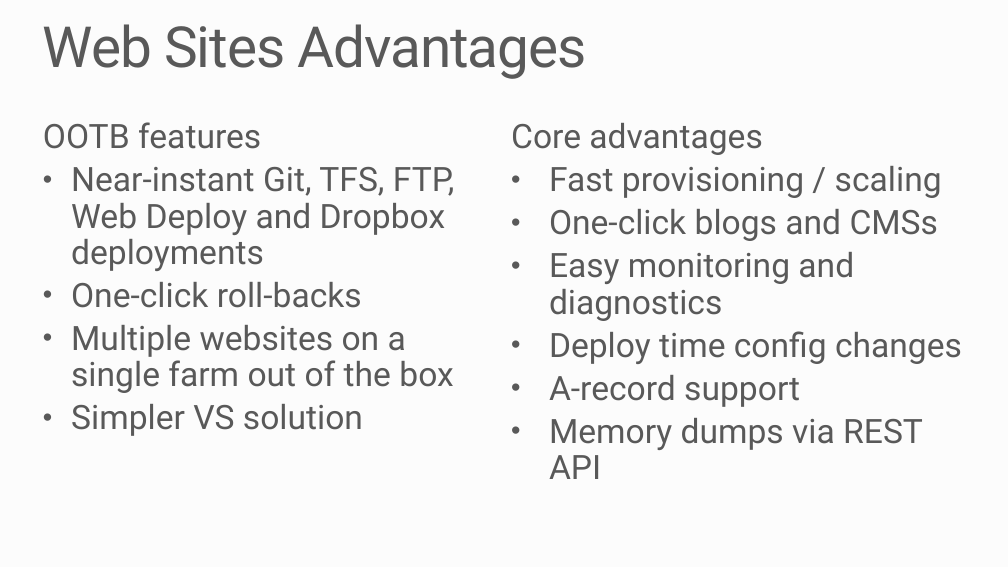
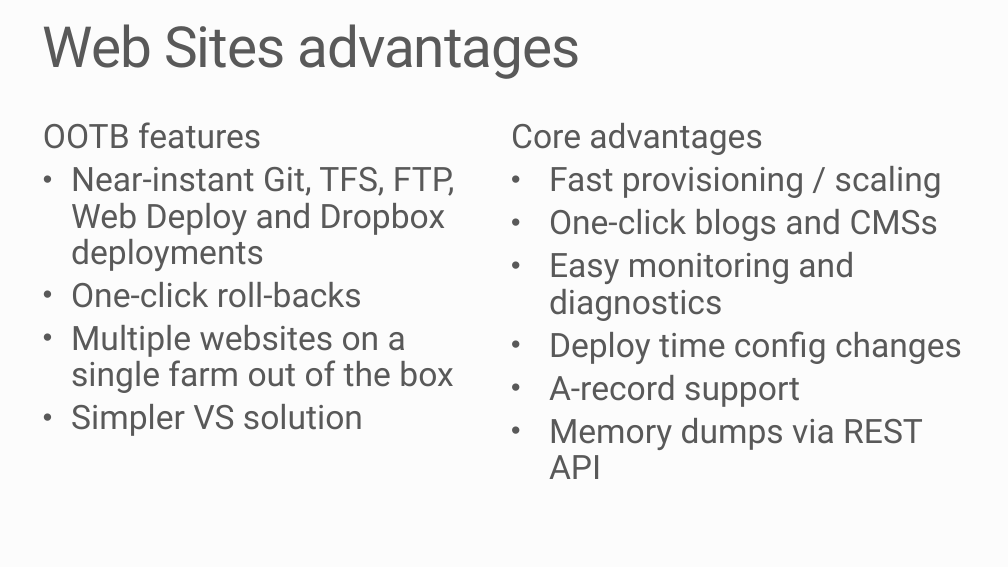
Before and after one commit to robdmoore/AzureWebAppsPresentation, a slide deck: slide 24 of Presentation.pptx (slide 19 before the commit). Drawn at 1008x567 pixels with LibreOffice and Linux fonts; fonts in the diff are those of the drawing; background and template pictures are left out. Boxes give left, top, right and bottom in pixels: in the first picture for what was removed or moved away, otherwise in the second. Text is boxed around its words. In the diff, an @@ line names an element or a change of style, - is before the commit and + after.

```diff
--- a/Presentation.pptx
+++ b/Presentation.pptx
@@ title at <box>43,24,580,79</box>: text changed @@
-Web Sites Advantages
+Web Sites advantages
```
Also in this commit, not shown: 16 other slides changed, 14 slides added, 3 slides removed.
